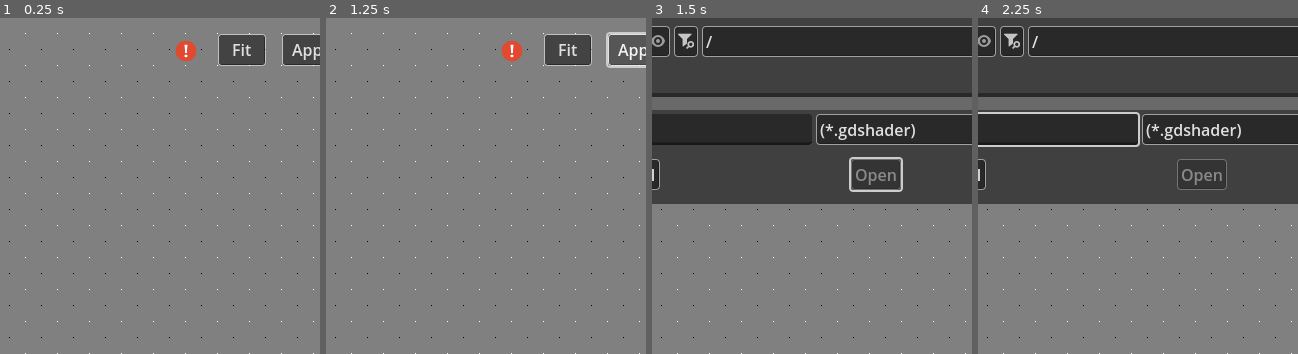
Above: before the commit, frames 1-4 (left to right).
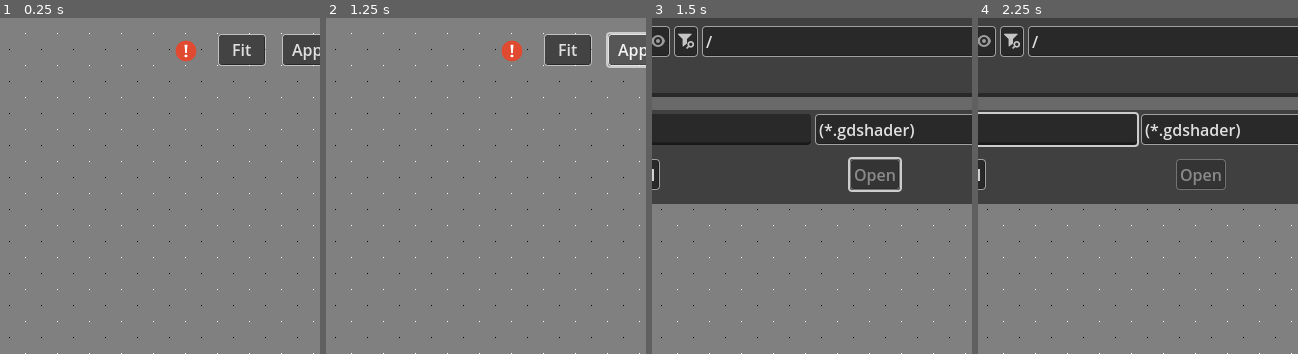
Above: after the commit, the same moments.

Repository: ChaoticByte/Fragmented
Game: Godot game, scene res://src/scenes/main.tscn
Same seed, same stepped clock (60 frames per second), same inputs: the game is played once before the commit and once after it.
Inputs (mouse positions are % of the whole screen's width and height, from its top left):
- Up to frame 1 (0.25 s): no input
- Up to frame 2 (1.25 s): click "Apply (F5)" at 0.5 s
- Up to frame 3 (1.5 s): click "Open Shader" at 1.25 s
- Up to frame 4 (2.25 s): click (35, 17) at 2.02 s; type "12" at 2.1 s
The pictures show only the part of the screen within x 38-88%, y 0-50%; the shares and areas given below are measured in that part.

Frames 1-2 are identical in both runs. In frame 3, 1.0% of the frame differs, in the area x 49-83%, y 28-52%; in frame 4, 1.0%.

Commit message:
Disable VSync while ImageCompositor.update processes the image

Diff:
--- a/project.godot
+++ b/project.godot
@@ -27,7 +27,6 @@
 window/size/viewport_height=672
 window/energy_saving/keep_screen_on=false
 window/subwindows/embed_subwindows=false
-window/vsync/vsync_mode=0
 
 [editor_plugins]
 
--- a/src/Camera.gd
+++ b/src/Camera.gd
@@ -18,7 +18,7 @@
 
 var old_zoom = self.zoom
 
-func _process(delta: float) -> void:
+func _process(_delta: float) -> void:
 	if self.zoom != old_zoom:
 		image_viewport_display.update_zoom_texture_filter(self.zoom)
 		image_viewport_display.material.set_shader_parameter("zoom_level", self.zoom)
--- a/src/ImageCompositor.gd
+++ b/src/ImageCompositor.gd
@@ -42,6 +42,12 @@
 		if u["name"] == "STEP" && u["type"] == 2:
 			return true
 	return false
+
+func set_vsync(enabled: bool):
+	if enabled:
+		DisplayServer.window_set_vsync_mode(DisplayServer.VSYNC_ENABLED)
+	else:
+		DisplayServer.window_set_vsync_mode(DisplayServer.VSYNC_DISABLED)
 
 func update(overwrite_image_path: String = "") -> Array: # returns error messages (strings)
 	var shader = Filesystem.shader # read from disk
@@ -98,6 +104,7 @@
 	# assign material
 	image_sprite.material = mat
 	# iterate n times
+	set_vsync(false) # speed up processing
 	for i in range(steps):
 		if has_step_uniform:
 			# set STEP param
@@ -106,6 +113,7 @@
 		await RenderingServer.frame_post_draw # wait for next frame to get drawn
 		Filesystem.result = get_texture().get_image()
 		image_sprite.texture = ImageTexture.create_from_image(Filesystem.result)
+	set_vsync(true) # reenable vsync
 	image_sprite.material = null
 	# done
 	return errors
